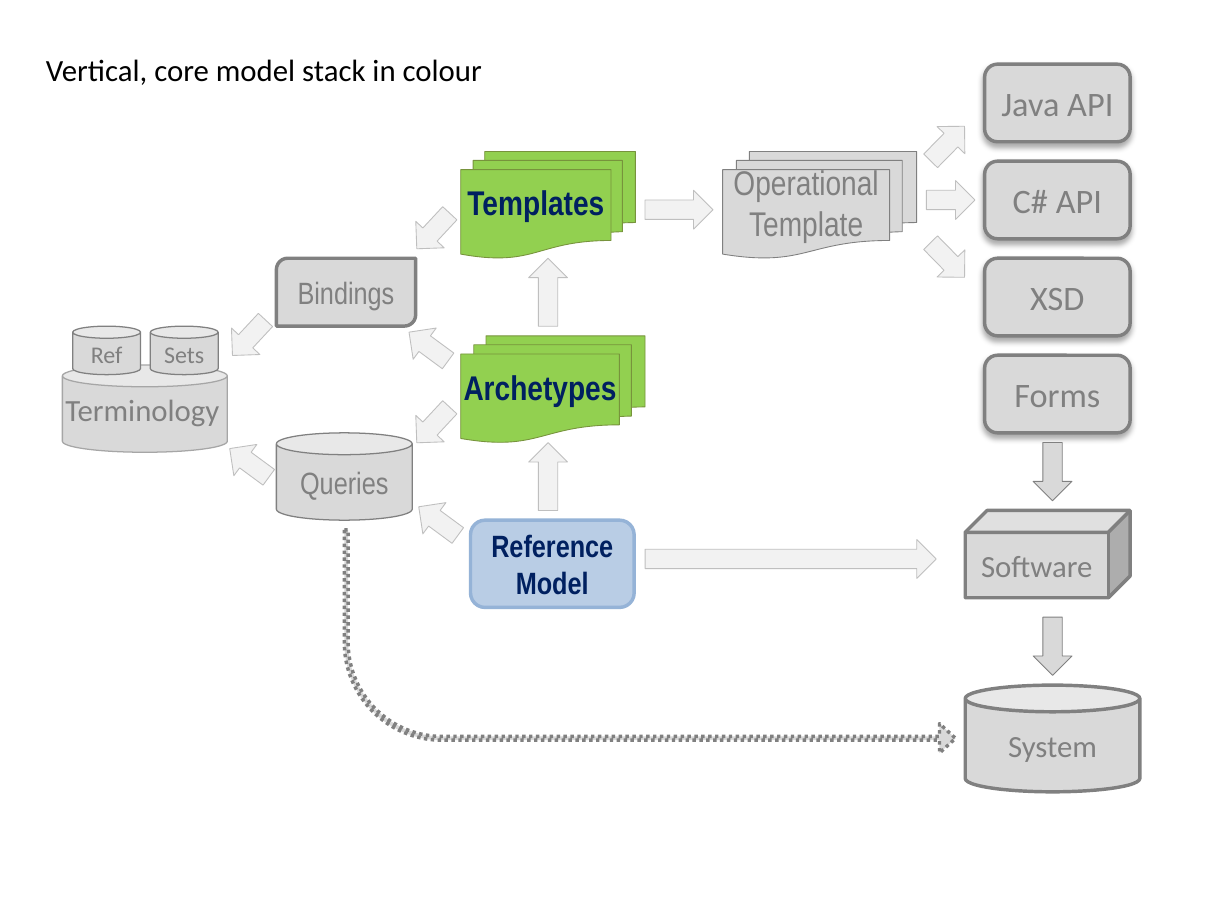
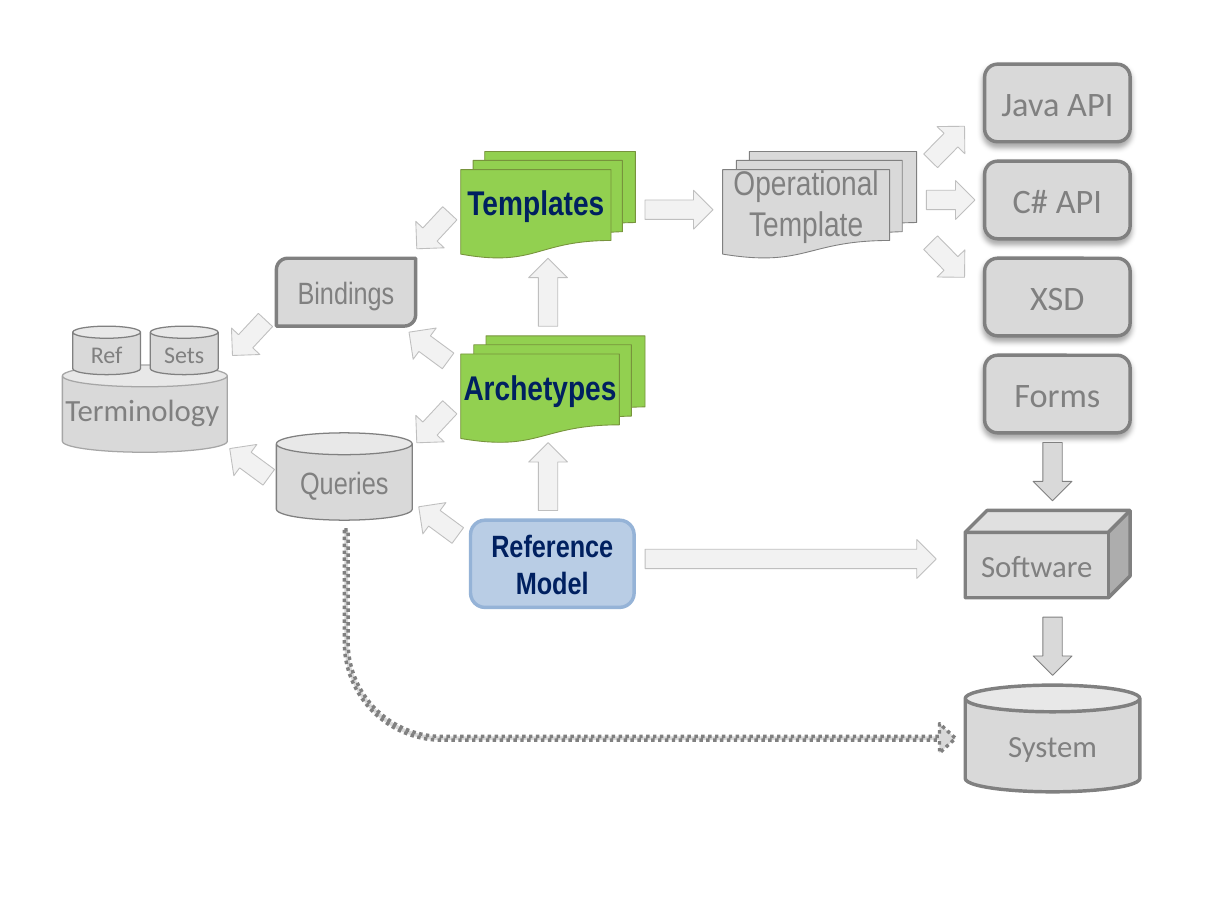
Before and after one commit to openEHR/openehr-website-php, a slide deck: slide 13 of files/diagrams/openEHR-diagrams.pptx (slide 18 before the commit). Drawn at 1232x924 pixels with LibreOffice and Linux fonts; fonts in the diff are those of the drawing. Boxes give left, top, right and bottom in pixels: in the first picture for what was removed or moved away, otherwise in the second. Text is boxed around its words. In the diff, an @@ line names an element or a change of style, - is before the commit and + after.

```diff
--- a/files/diagrams/openEHR-diagrams.pptx
+++ b/files/diagrams/openEHR-diagrams.pptx
@@ text removed at (x1=46, y1=59, x2=482, y2=85) @@
-Vertical, core model stack in colour
```
Also in this commit, not shown: 6 other slides changed, 4 slides added, 9 slides removed, 3 other files.
